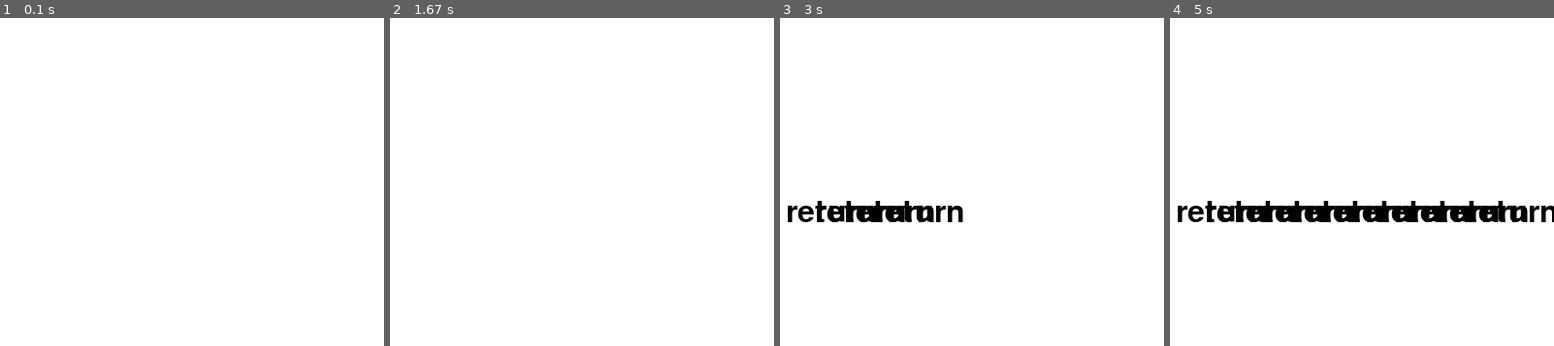
Above: before the commit, frames 1-4 (left to right).
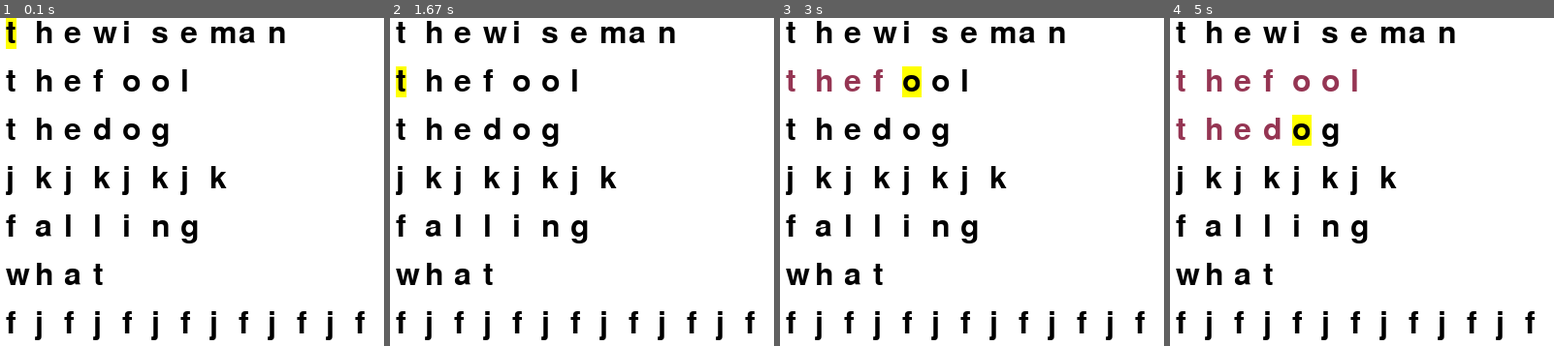
Above: after the commit, the same moments.

Repository: classTheTester/finalProject
Game: pygame game, started from randomShit/hahahaha.py
The game is run twice, just before and just after one commit, with the same random seed, the same clock (stepped at 60 frames per second) and the same inputs.
Inputs:
- Up to frame 1 (0.1 s): no input
- Up to frame 2 (1.67 s): tap Space at 0.33 s
- Up to frame 3 (3 s): tap Enter at 1.8, 2.13, 2.53, 2.83 s
- Up to frame 4 (5 s): tap Enter at 3.1, 3.43, 3.73, 3.87, 4.27, 4.57, 4.93 s

The runs differ from the first frame. In frame 1, 7.8% of the frame differs, in the area x 1-95%, y 0-99%; in frame 2, 7.8%; in frame 3, 9.6%; in frame 4, 12%, in the area x 1-100%, y 0-99%.

Commit message:
asdfasfd

Diff:
--- a/randomShit/classes.py
+++ b/randomShit/classes.py
@@ -20,14 +20,17 @@
         self.wordPos = wordPos
         self.listColour = [black] * self.wordLen
         self.wrongLetters = ""
+        self.firstTime = 0
     def backSpace(self):
         self.listColour[self.counter] = black
         if self.counter < 0:
             return True
         else:
             self.counter -= 1
+    def initiateTime(self):
+        self.firstTime = time.time()
 
-    def checkCorrect(self, letterPressed, wrongLetterList):
+    def checkCorrect(self, letterPressed, wrongLetterList, accList, timeList):
         self.counter += 1
         if self.letterList[self.counter] == letterPressed:
             self.listColour[self.counter] = green
@@ -35,7 +38,10 @@
             self.listColour[self.counter] = red
             self.wrongLetters += self.letterList[self.counter]
         if self.counter == self.wordLen-1:
-            wrongLetterList.append(self.wrongLetters)
+            secondTime = time.time()
+            self.time = secondTime - self.firstTime
+            self.accuracy = (1-(len(self.wrongLetters)/self.wordLen))*100
+            wrongLetterList.append(self.wrongLetters); accList.append(self.accuracy); timeList.append(self.time)
             return True
     def drawWord(self, surface, pointer):
         for i in range(len(self.word)):
@@ -44,7 +50,3 @@
             else:
                 text = font.render(self.letterList[i], True, self.listColour[i])
             surface.blit(text, (10 +30*i,50*self.wordPos))
-
-#or just use return and append it to the list in the main
-    def inputData(self, accList, timeList):
-        accList.append(self.accuracy); timeList.append(self.timeList)
--- a/randomShit/hahahaha.py
+++ b/randomShit/hahahaha.py
@@ -5,6 +5,8 @@
 totalLetters = 0
 mistakes = 0
 wrongLetterList = []
+accList = []
+timeList = []
 font = pygame.font.Font('freesansbold.ttf', 32)
 import pygame
 import json
@@ -42,7 +44,7 @@
 listClass = []
 wordsCounter = 0
 gameLoop = True
-scoreLoop = True
+scoreLoop = False
 def createClasses(words):
     for i in range(len(words)):
         if i == 0:
@@ -83,13 +85,12 @@
                 scoreJson = {"name": ''.join(userList), "score": 0}
                 test = json.dumps(scoreJson)
                 scoreText.write(test)
-                print('lol')
                 scoreText.close()
             else:
                 userList.append(pygame.key.name(event.key))
     scoreDraw()
 
-
+listClass[0].initiateTime()
 while gameLoop:
     pygame.display.update()
     for event in pygame.event.get():
@@ -102,12 +103,15 @@
             elif keys[pygame.K_BACKSPACE]:
                 if listClass[wordsCounter].backSpace() and wordsCounter > 0:
                     wordsCounter -= 1
-            elif listClass[wordsCounter].checkCorrect(pygame.key.name(event.key),wrongLetterList):
+            elif listClass[wordsCounter].checkCorrect(pygame.key.name(event.key),wrongLetterList, accuracyList, timeList):
                 wordsCounter += 1
+                if wordsCounter != len(words):
+                    listClass[wordsCounter].initiateTime()
                 print(wrongLetterList)
                 if wordsCounter == len(words):
                     words = [a for a in wrongLetterList if a != ""]
                     if len(words) == 0:
+                        print("timeList", timeList, "accuracyList", accuracyList, "wrongLetters", wrongLetterList)
                         gameLoop = False
                     else:
                         wordsCounter = 0
